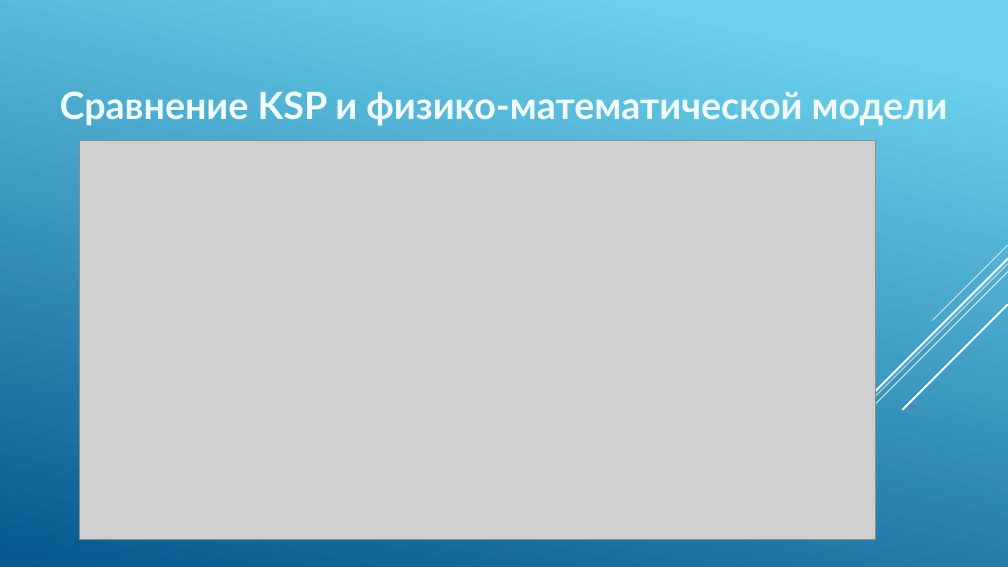
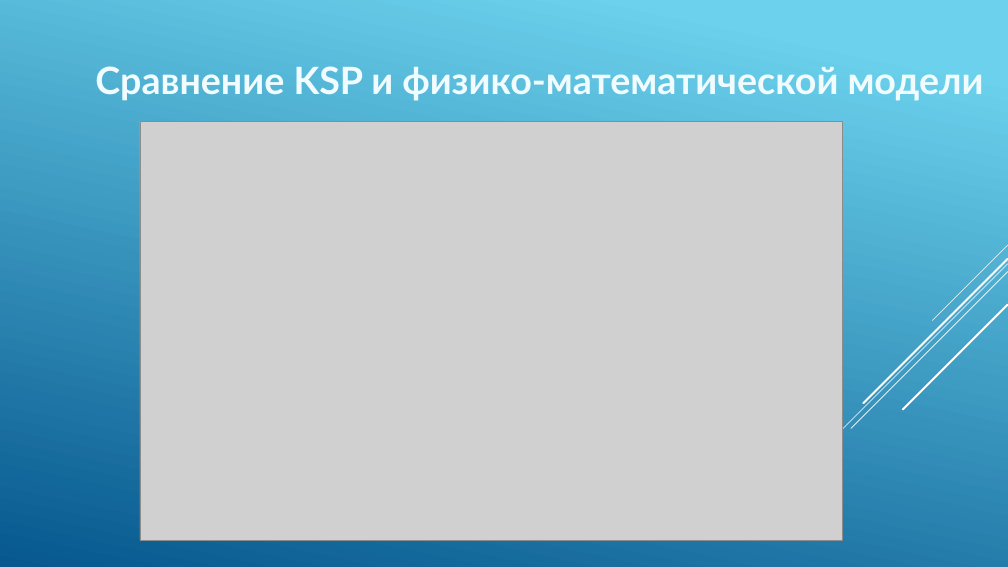
Before and after one commit to Kotyarka/SpaceZ-project, a slide deck: slide 9 of Презентация Луна-2.pptx. Drawn at 1008x567 pixels with LibreOffice and Linux fonts; fonts in the diff are those of the drawing; grey boxes stand for pictures. Boxes give left, top, right and bottom in pixels: in the first picture for what was removed or moved away, otherwise in the second. Text is boxed around its words. In the diff, an @@ line names an element or a change of style, - is before the commit and + after.

```diff
--- a/Презентация Луна-2.pptx
+++ b/Презентация Луна-2.pptx
@@ text "Сравнение KSP и физико-математической модели": place and size @@
-text "Сравнение KSP и физико-математической модели" at box(60, 91, 948, 126)
+text "Сравнение KSP и физико-математической модели" at box(95, 66, 984, 101)
@@ picture: place and size @@
-picture at box(79, 140, 876, 539)
+picture at box(140, 121, 842, 540)
```
Also in this commit, not shown: 2 other files.
